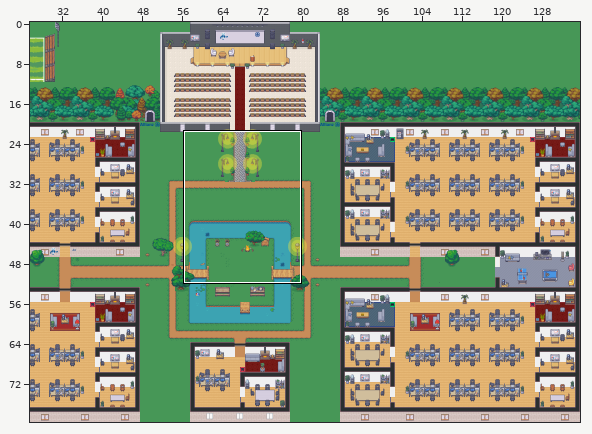
Two states of a Tiled map (JSON), maps/ask.json. The first picture is a wide view before the edit; the outline marks the close-up.
Close-up. Earlier state:
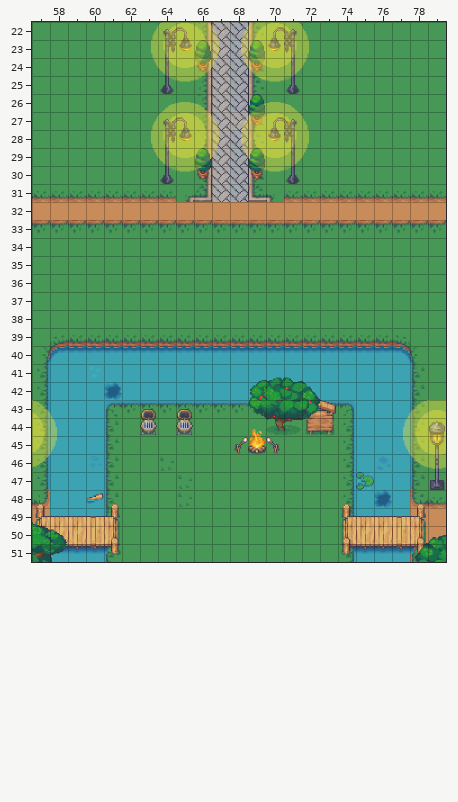
Cells are 32x32 px. Shown: x 57..79, y 22..51. The commit also changed other parts of the map, which this record leaves out.
And afterwards:
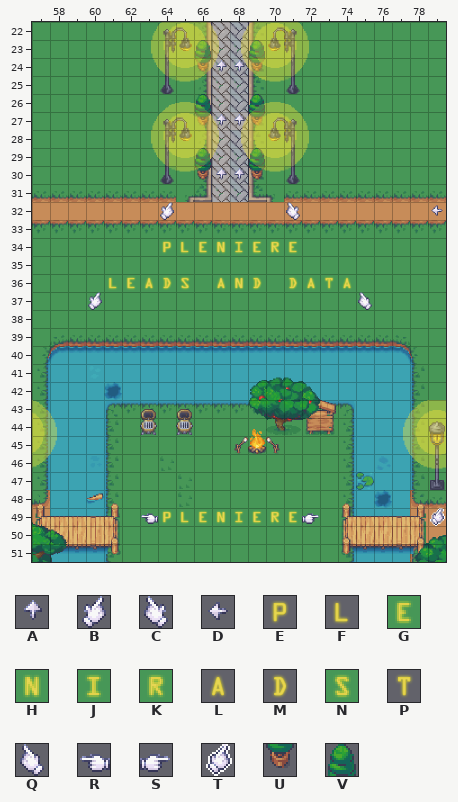
Key: from "Chunk 3": A 72, B 80, C 81, D 82, E 83, F 84, G 85, H 86, J 87, K 88, L 90, M 91, N 92, P 93, Q 94, R 131, S 132, T 133; from "Chunk 4": U 89; from "Chunk 5": V 180.
_ is an empty cell.
See-through tiles are keyed as they look on the map.
The edit:
Layer "furniture/furniture0":
y 24: x 67..68 __ -> AA
y 27: x 67..68 __ -> AA
y 30: x 67..68 __ -> AA
y 32: x 64 _ -> B; x 71 _ -> C; x 79 _ -> D
y 34: x 64..71 ________ -> EFGHJGKG
y 36: x 61..65 _____ -> FGLMN; x 67..69 ___ -> LHM; x 71..74 ____ -> MLPL
y 37: x 60 _ -> B; x 75 _ -> Q
y 49: x 63..72 __________ -> REFGHJGKGS; x 79 _ -> T
Layer "furniture/furniture1":
y 27: x 66 _ -> U
Layer "abovePlayer/abovePlayer1":
y 26: x 66 _ -> V
